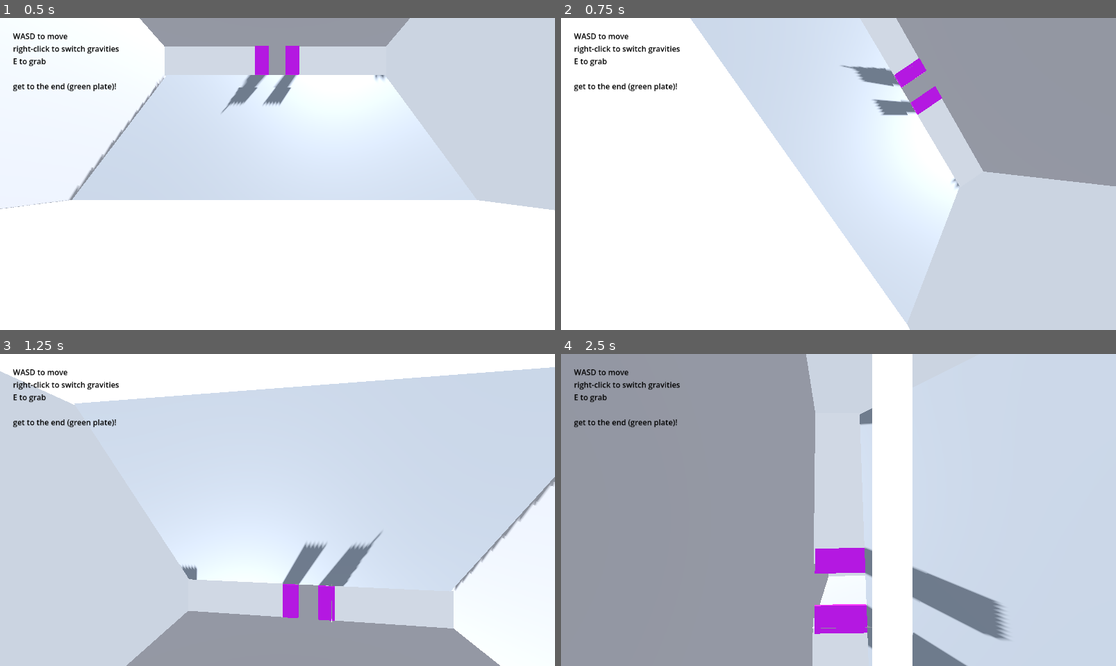
Above: before the commit, frames 1-4 (two rows, left to right).
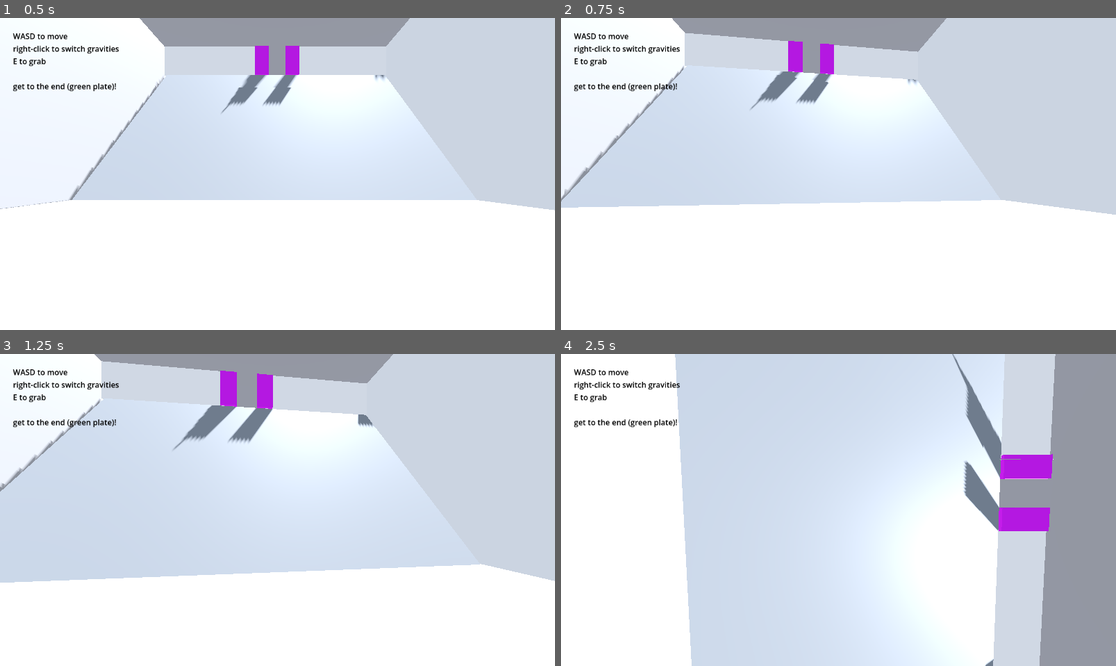
Above: after the commit, the same moments.

Repository: Noob-97/badideasjam
Game: Godot game, scene res://Prototype2Levels/LEVEL0.tscn
Two runs of this game, one before a commit and one after it. Both use one fixed random seed, a clock stepped at 60 frames per second and the inputs below.
Inputs (mouse positions are in pixels of both pictures, inside the frame that each line leads up to):
- Up to frame 1 (0.5 s): no input
- Up to frame 2 (0.75 s): tap Enter at 0.5 s; move the mouse to (866, 174) at 0.52 s; hold W (forward) from 0.53 s (still down); hold Shift (retain_gravity) from 0.53 s (still down); right-click (866, 174) at 0.6 s
- Up to frame 3 (1.25 s): keep holding W (forward); keep holding Shift (retain_gravity); tap Space (jump) at 0.77, 1.07 s
- Up to frame 4 (2.5 s): keep holding W (forward); tap Enter at 1.25, 2 s; move the mouse to (810, 510) at 1.27 s; release Shift (retain_gravity) at 1.28 s; tap Shift (retain_gravity) at 1.35 s; tap Space (jump) at 1.52, 1.55, 1.82, 2.1 s; move the mouse to (849, 503) at 2.02 s; right-click (849, 503) at 2.3 s

Frame 1 is identical in both runs. In frame 2, 55% of the frame differs, in the area x 0-100%, y 0-100%; in frame 3, 44%; in frame 4, 78%.

Commit message:
Gravity Retain Toggle & Music

Diff:
--- /dev/null
+++ b/MusicController.gd
@@ -0,0 +1,9 @@
+extends AudioStreamPlayer
+
+var SONG = preload("res://Music/Game-jam.mp3")
+
+func _ready() -> void:
+	stream = AudioStreamMP3.new()
+	stream.data = SONG.data
+	play()
+	finished.connect(play)
--- a/Prototype2Levels/LEVEL0.tscn
+++ b/Prototype2Levels/LEVEL0.tscn
@@ -124,6 +124,7 @@
 
 [node name="Player" parent="." unique_id=1187361912 instance=ExtResource("1_ymwxv")]
 transform = Transform3D(1, 0, 0, 0, 1, 0, 0, 0, 1, 0.1767435, 1.1817255, 1.730999)
+GravityRetainEnabled = true
 
 [node name="ConditionDoor" parent="." unique_id=884938672 node_paths=PackedStringArray("Triggers") instance=ExtResource("2_kghxd")]
 transform = Transform3D(-4.371139e-08, 8.742278e-08, 1, 0, -1, 8.742278e-08, 1, 3.821371e-15, 4.371139e-08, 0.7334919, 15.044, -12.548267)
--- a/Scripts/Components/Player.gd
+++ b/Scripts/Components/Player.gd
@@ -1,5 +1,6 @@
 extends CharacterBody3D
 class_name Player
+@export var GravityRetainEnabled : bool
 @export_group("Configuration")
 @export var char_component: CharacterComponent
 @export var head: Node3D
@@ -76,17 +77,20 @@
 		jump_buffer = false
 	if Input.is_action_just_pressed("change_gravity") and checking_for_collision:
 		ChangedGravity.emit()
-		spins += 1
+		var condition = true
+		if GravityRetainEnabled:
+			condition = not Input.is_action_pressed("retain_gravity")
 
-		#if not Input.is_action_pressed("retain_gravity"):
-		char_component.gravity = -char_component.gravity
-		char_component.jump_power = -char_component.jump_power
-		char_component.gravity_mode= not char_component.gravity_mode
-		if (char_component.gravity_mode):
-			up_direction = Vector3.DOWN
-		else:
-			up_direction = Vector3.UP
-		rotate = true
+		if condition:
+			spins += 1
+			char_component.gravity = -char_component.gravity
+			char_component.jump_power = -char_component.jump_power
+			char_component.gravity_mode= not char_component.gravity_mode
+			if (char_component.gravity_mode):
+				up_direction = Vector3.DOWN
+			else:
+				up_direction = Vector3.UP
+			rotate = true
 
 	#if rotate and above.is_colliding():
 	if rotate:
--- a/project.godot
+++ b/project.godot
@@ -18,6 +18,7 @@
 [autoload]
 
 Settings="*uid://cniw17ukhe8qp"
+MusicController="*uid://d1saryg3tj8js"
 
 [input]
 
Not shown, added: Music/Game-jam.mp3.import
Not shown, added: MusicController.gd.uid
Not shown, added: Music/Game jam.m4a
Not shown, added: Music/Game-jam.mp3
